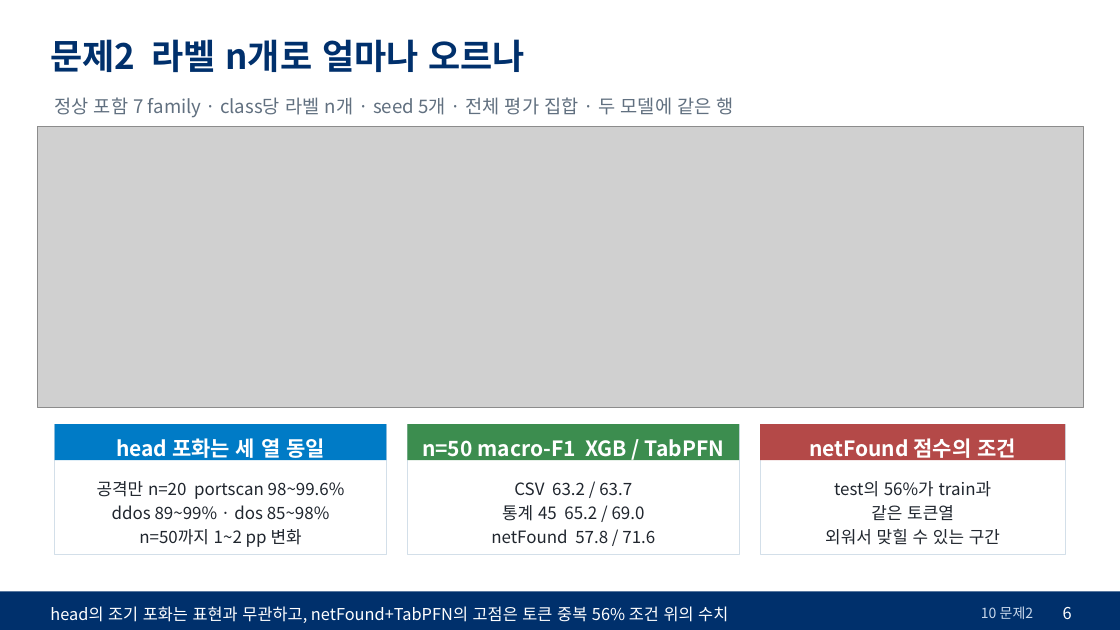
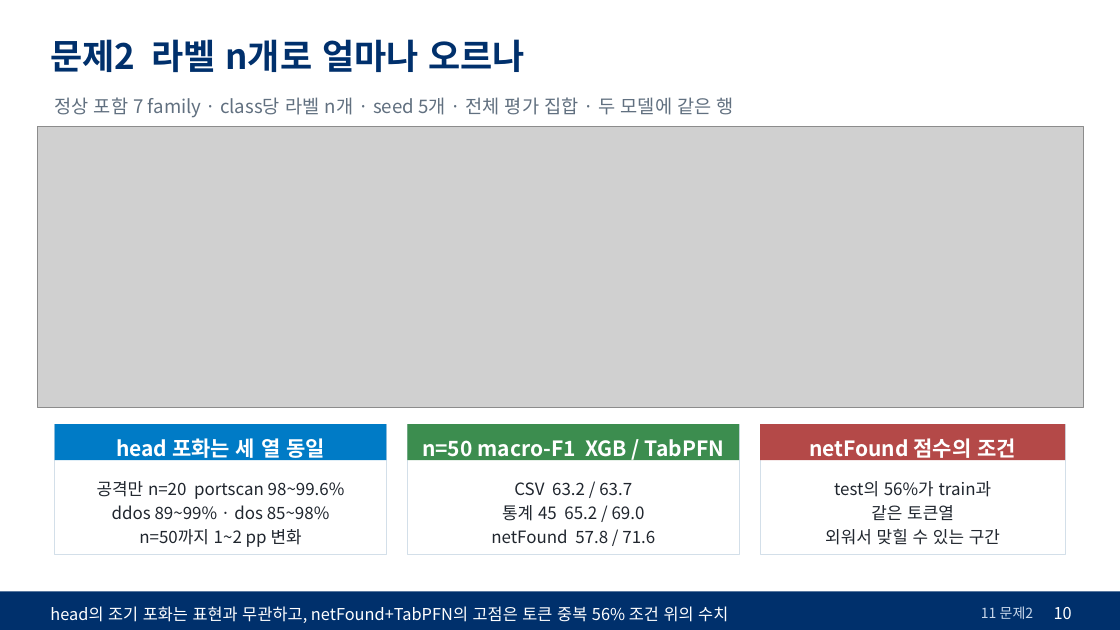
Before and after one commit to westpark9/imbal_cic, a slide deck: slide 10 of docs/slides/kor/20261104_PCAP_결과.pptx (slide 6 before the commit). Drawn at 1120x630 pixels with LibreOffice and Linux fonts; fonts in the diff are those of the drawing; grey boxes stand for pictures. Boxes give left, top, right and bottom in pixels: in the first picture for what was removed or moved away, otherwise in the second. Text is boxed around its words. In the diff, an @@ line names an element or a change of style, - is before the commit and + after.

```diff
--- a/docs/slides/kor/20261104_PCAP_결과.pptx
+++ b/docs/slides/kor/20261104_PCAP_결과.pptx
@@ text at <box>981,606,1034,619</box>: text changed @@
-10 문제2
+11 문제2
@@ text at <box>1054,607,1072,619</box>: text changed @@
-6
+10
```
Also in this commit, not shown: 6 other slides changed, 4 slides added, 20 other files.
